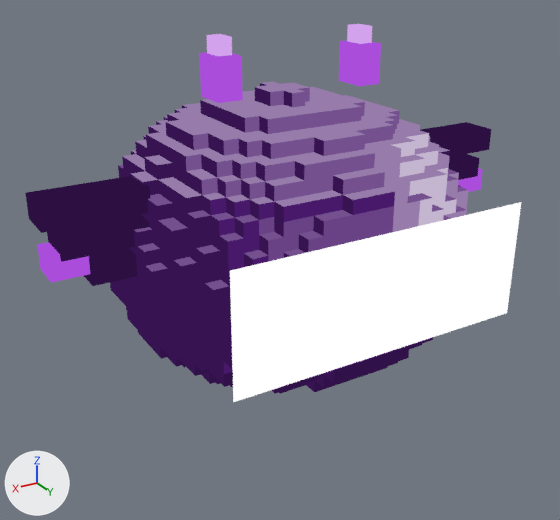
Renders of the glTF model assets/models/creatures/slime_tenebra_large/slime_tenebra_large.glb from each side of a commit.
The view is the same before and after, from a 50 mm lens placed at (2.18, 3.54, 2.24), pointed at (0.1, 0.07, 0.5). Arrows for +X, +Y and +Z are at lower left; the lights stay in place. The first picture is the older version. Where no turn or scale is listed for an object, it has been applied to the vertices. Vertices at exactly the same position are counted once.

Script lines for the objects in view, before the commit:
```python
me_slime_tenebra_large_accessories = bpy.data.meshes.new('slime_tenebra_large_accessories')
me_slime_tenebra_large_accessories.from_pydata(...)  # 96 vertices, 144 faces; spans x -1.4..1.4, y -0.09..0.15, z -0.1..1.02
# faces by material slot: [48, 24, 72]
me_slime_tenebra_large_accessories.materials.append(mat_elementaccent)
me_slime_tenebra_large_accessories.materials.append(mat_elementpale)
me_slime_tenebra_large_accessories.materials.append(mat_elementdark)
me_slime_tenebra_large_body = bpy.data.meshes.new('slime_tenebra_large_body')
me_slime_tenebra_large_body.from_pydata(...)  # 2434 vertices, 4864 faces; spans x -0.96..0.96, y -0.91..0.91, z -0.73..0.73
# faces by material slot: [734, 232, 1558, 1008, 562, 730, 40]
me_slime_tenebra_large_body.materials.append(mat_shell)
me_slime_tenebra_large_body.materials.append(mat_shellcenter)
me_slime_tenebra_large_body.materials.append(mat_shellouter)
me_slime_tenebra_large_body.materials.append(mat_shellbottom)
me_slime_tenebra_large_body.materials.append(mat_shelltop)
me_slime_tenebra_large_body.materials.append(mat_shelllight)
me_slime_tenebra_large_body.materials.append(mat_shellbright)
me_slime_tenebra_large_face = bpy.data.meshes.new('slime_tenebra_large_face')
me_slime_tenebra_large_face.from_pydata(...)  # 4 vertices, 2 faces; spans x -0.85..0.85, y 0.92, z -0.44..0.2
me_slime_tenebra_large_face.materials.append(mat_slimeface)
ob_elementdetails = bpy.data.objects.new('ElementDetails', me_slime_tenebra_large_accessories)
ob_elementdetails.location = (0.0, 0.0, 0.729)
ob_face = bpy.data.objects.new('Face', me_slime_tenebra_large_face)
ob_face.location = (0.0, 0.0, 0.729)
ob_shell = bpy.data.objects.new('Shell', me_slime_tenebra_large_body)
ob_shell.location = (0.0, 0.0, 0.729)
```
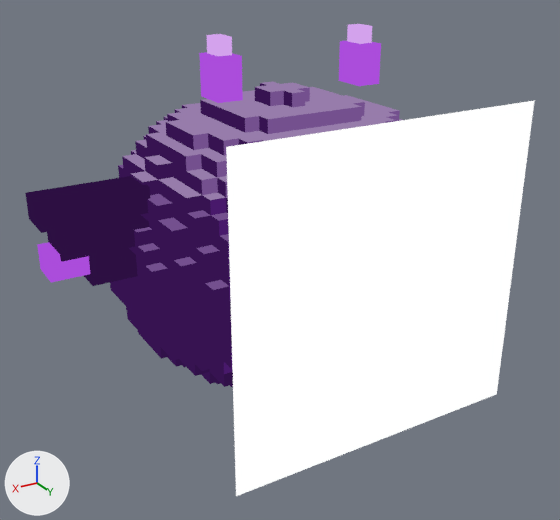
Pixel boxes [x1, y1, x2, y2] of what changed, in the pictures (560 x 520 px):
'Face', reshaped (6% wider, 98% taller)
    before: [230, 202, 521, 402]
    after: [226, 100, 535, 496]

The change, as a diff of the scene's bpy script:
```diff
--- a/assets/models/creatures/slime_tenebra_large/slime_tenebra_large.glb.py
+++ b/assets/models/creatures/slime_tenebra_large/slime_tenebra_large.glb.py
@@ me_slime_tenebra_large_face @@
 # used by ob_face; location = (0.0, 0.0, 0.729)
-me_slime_tenebra_large_face.from_pydata(...)  # 4 vertices, 2 faces; spans x -0.85..0.85, y 0.92, z -0.44..0.2
-me_slime_tenebra_large_face.vertices[0].co = (0.85, 0.92, -0.44)  # pixel (233, 402)
-me_slime_tenebra_large_face.vertices[1].co = (-0.85, 0.92, -0.44)  # pixel (507, 313)
-me_slime_tenebra_large_face.vertices[2].co = (-0.85, 0.92, 0.2)  # pixel (521, 201)
-me_slime_tenebra_large_face.vertices[3].co = (0.85, 0.92, 0.2)  # pixel (229, 270)
+me_slime_tenebra_large_face.from_pydata(...)  # 4 vertices, 2 faces; spans x -0.85..0.85, y 0.92, z -0.96..0.73
+# me_slime_tenebra_large_face part 1
+me_slime_tenebra_large_face.vertices[0].co = (0.85, 0.92, -0.96)  # pixel (236, 496)
+me_slime_tenebra_large_face.vertices[1].co = (-0.85, 0.92, -0.96)  # pixel (496, 394)
+me_slime_tenebra_large_face.vertices[2].co = (-0.85, 0.92, 0.73)  # pixel (534, 100)
+me_slime_tenebra_large_face.vertices[3].co = (0.85, 0.92, 0.73)  # pixel (226, 146)
 me_slime_tenebra_large_face.materials.append(mat_slimeface)
```
